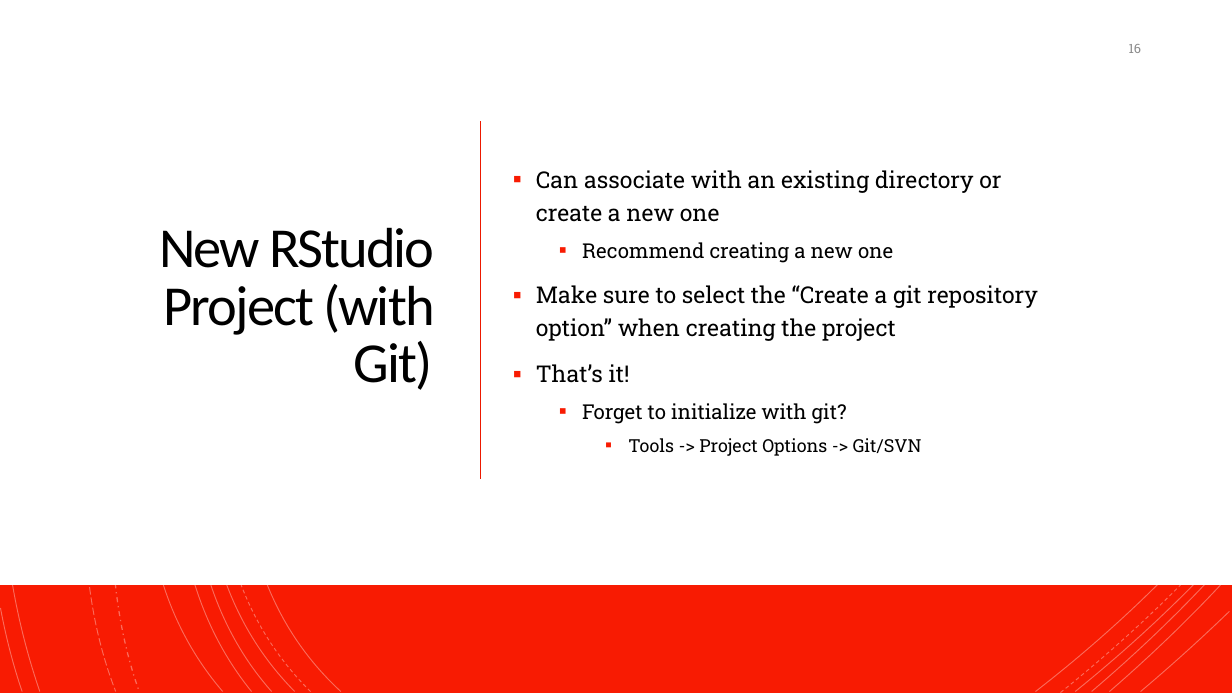
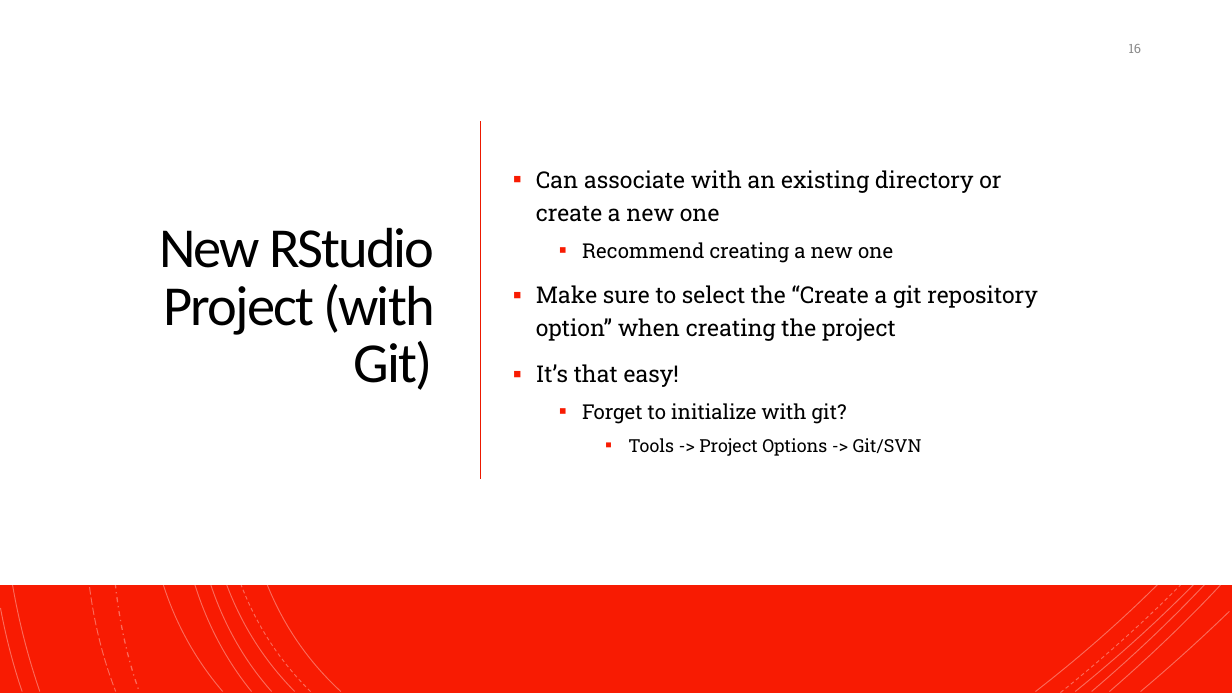
Before and after one commit to NeuroShepherd/R_Coding_Presentations, a slide deck: slide 16 of RStudio, Git, and Github/RStudio_Git_Github.pptx. Drawn at 1232x693 pixels with LibreOffice and Linux fonts; fonts in the diff are those of the drawing. Boxes give left, top, right and bottom in pixels: in the first picture for what was removed or moved away, otherwise in the second. Text is boxed around its words. In the diff, an @@ line names an element or a change of style, - is before the commit and + after.

```diff
--- a/RStudio, Git, and Github/RStudio_Git_Github.pptx
+++ b/RStudio, Git, and Github/RStudio_Git_Github.pptx
@@ text at [536,364,679,387]: text changed @@
-▪ That’s it!
+▪ It’s that easy!
```
Also in this commit, not shown: 7 other slides changed, 4 slides added, 3 other files.
